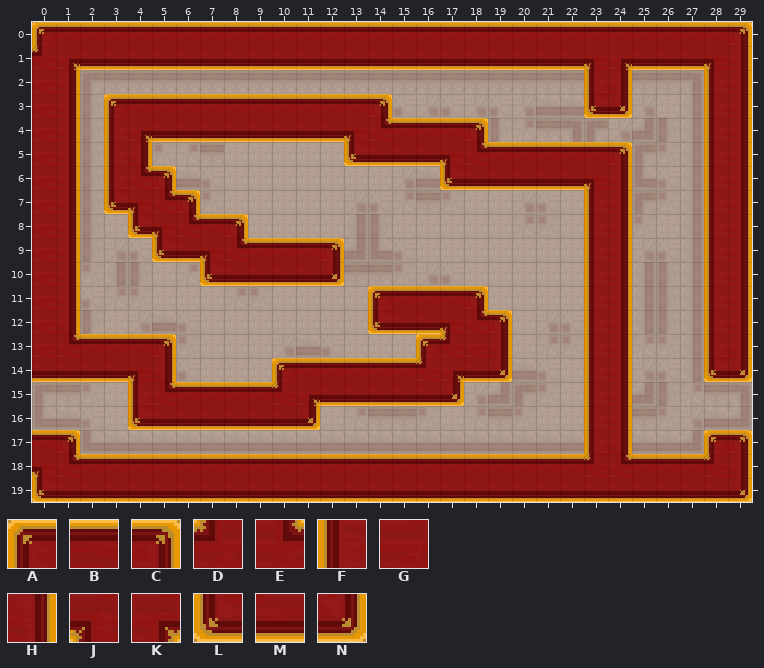
Two versions of a level (Tiled map, Assets/maps/HubRooms/5 - Higher Class Rooms/E5 room.tmx). Above is the file before it was changed.
Cells are 16x16 px. Shown: x 0..29, y 0..19.
Key: from "Carpet": A 0, B 1, C 2, D 3, E 4, F 5, G 6, H 7, J 8, K 9, L 10, M 11, N 12.
_ is an empty cell.
Layers that did not change in this view are not listed.
Layer "ground" before, first column x 0:
 0 ABBBBBBBBBBBBBBBBBBBBBBBBBBBBC
 1 DKMMMMMMMMMMMMMMMMMMMMMJKMMMJH
 2 GH_____________________FH___FH
 3 GH_ABBBBBBBBBBC________LN___FH
 4 GH_FKMMMMMMMMJEBBBC_________FH
 5 GH_FH________LMMMJEBBBBBC___FH
 6 GH_FEC___________LMMMMMJH___FH
 7 GH_LJEC________________FH___FH
 8 GH__LJEBC______________FH___FH
 9 GH___LMJEBBBC__________FH___FH
10 GH_____LMMMMN__________FH___FH
11 GH____________ABBBC____FH___FH
12 GH____________LMMJEC___FH___FH
13 GEBBBC__________ADGH___FH___FH
14 MMMMJH____ABBBBBDKMN___FH___LN
15 ____FEBBBBDKMMMMMN_____FH_____
16 ____LMMMMMMN___________FH_____
17 BC_____________________FH___AC
18 JEBBBBBBBBBBBBBBBBBBBBBDEBBBDH
19 LMMMMMMMMMMMMMMMMMMMMMMMMMMMMN
The result:
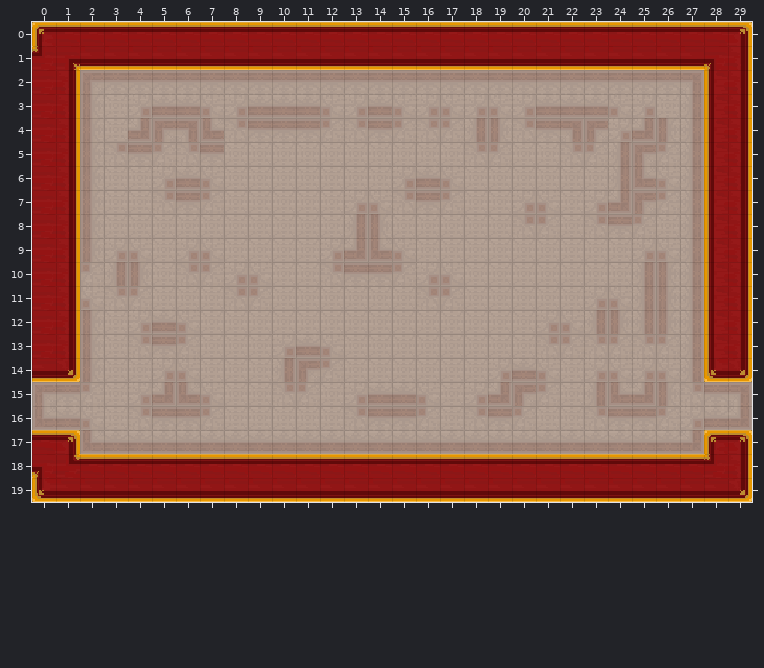
What changed:
{"where": "layer \"ground\""}
{"y":1,"x":23,"old":"JK","new":"MM"}
{"y":2,"x":23,"old":"FH","new":"__"}
{"y":3,"x":3,"old":"ABBBBBBBBBBC","new":"____________"}
{"y":3,"x":23,"old":"LN","new":"__"}
{"y":4,"x":3,"old":"FKMMMMMMMMJEBBBC","new":"________________"}
{"y":5,"x":3,"old":"FH","new":"__"}
{"y":5,"x":13,"old":"LMMMJEBBBBBC","new":"____________"}
{"y":6,"x":3,"old":"FEC","new":"___"}
{"y":6,"x":17,"old":"LMMMMMJH","new":"________"}
{"y":7,"x":3,"old":"LJEC","new":"____"}
{"y":7,"x":23,"old":"FH","new":"__"}
{"y":8,"x":4,"old":"LJEBC","new":"_____"}
{"y":8,"x":23,"old":"FH","new":"__"}
{"y":9,"x":5,"old":"LMJEBBBC","new":"________"}
{"y":9,"x":23,"old":"FH","new":"__"}
{"y":10,"x":7,"old":"LMMMMN","new":"______"}
{"y":10,"x":23,"old":"FH","new":"__"}
{"y":11,"x":14,"old":"ABBBC","new":"_____"}
{"y":11,"x":23,"old":"FH","new":"__"}
{"y":12,"x":14,"old":"LMMJEC","new":"______"}
{"y":12,"x":23,"old":"FH","new":"__"}
{"y":13,"x":1,"old":"EBBBC","new":"H____"}
{"y":13,"x":16,"old":"ADGH","new":"____"}
{"y":13,"x":23,"old":"FH","new":"__"}
{"y":14,"x":1,"old":"MMMJH","new":"N____"}
{"y":14,"x":10,"old":"ABBBBBDKMN","new":"__________"}
{"y":14,"x":23,"old":"FH","new":"__"}
{"y":15,"x":4,"old":"FEBBBBDKMMMMMN","new":"______________"}
{"y":15,"x":23,"old":"FH","new":"__"}
{"y":16,"x":4,"old":"LMMMMMMN","new":"________"}
{"y":16,"x":23,"old":"FH","new":"__"}
{"y":17,"x":23,"old":"FH","new":"__"}
{"y":18,"x":23,"old":"DE","new":"BB"}
{"label":"changed","picture_box":[56,53,632,475]}
